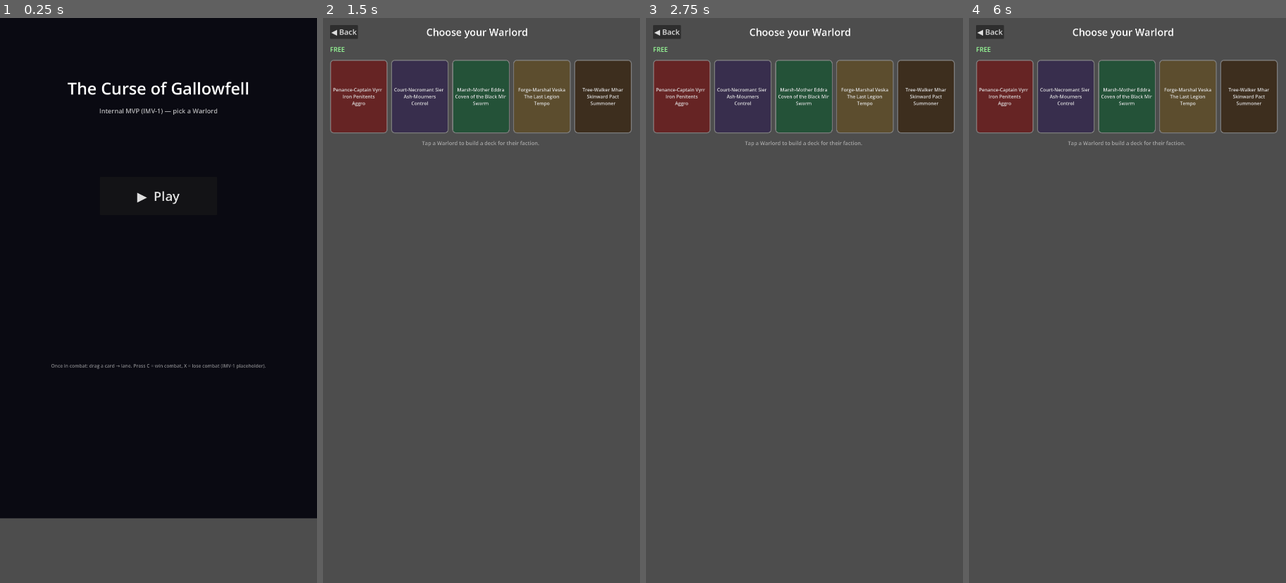
Above: before the commit, frames 1-4 (left to right).
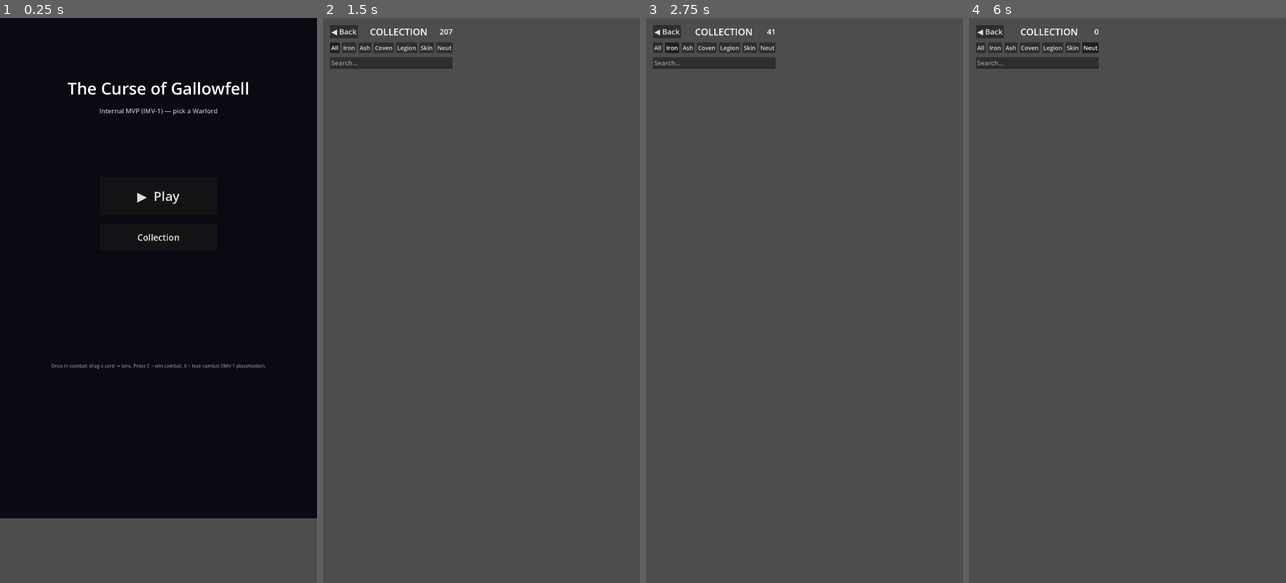
Above: after the commit, the same moments.

Repository: Gonzo8285/MobileGame
Game: Godot game, scene res://scenes/run_controller.tscn
Two runs of this game, one before a commit and one after it. Both use one fixed random seed, a clock stepped at 60 frames per second and the inputs below.
Inputs (mouse positions are in pixels of both pictures, inside the frame that each line leads up to):
- Up to frame 1 (0.25 s): no input
- Up to frame 2 (1.5 s): click "▶ Play" (after the commit: "Collection") at 0.5 s; click (335, 46) at 1.25 s, where only the run after the commit has a clickable "All"
- Up to frame 3 (2.75 s): click (671, 46) at 2 s, where only the run after the commit has a clickable "Iron"
- Up to frame 4 (6 s): click (1010, 46) at 2.75 s, where only the run after the commit has a clickable "Ash"; click (1029, 46) at 3.5 s, where only the run after the commit has a clickable "Coven"; click (1051, 46) at 4.25 s, where only the run after the commit has a clickable "Legion"; click (1073, 46) at 5 s, where only the run after the commit has a clickable "Skin"; click (1089, 46) at 5.75 s, where only the run after the commit has a clickable "Neut"

The runs differ from the first frame. In frame 1, less than 0.1% of the frame differs, in the area x 43-57%, y 38-40%; in frame 2, 13%, in the area x 2-98%, y 1-23%; in frame 3, 13%; in frame 4, 13%.

Commit message:
feat(codex): Collection/Codex screen + Title entry + test (CO-2..CO-6)
Read-only card gallery (spec COLLECTION_SPEC_2026-06-01.md). CO-1 accessors
(all_cards/by_faction/counts_by_faction) already shipped in DB-1.
- src/ui/collection.gd + .tscn: programmatic grid of all cards (incl. tokens/
  relics, badged), faction tabs (All + 6) + search, per-view count, tap -> full
  detail overlay (name/faction/rarity/cost, unit stats, keyword chips + blurbs,
  effect + flavour, Close). Never writes game state (anti-P2W).
- CO-5: GameState.collection_requested router signal; RunController swaps to it;
  Title gains a 'Collection' button. Back -> Title.
- CO-6: collection_test.gd (wired into main.gd) — all_cards == sum of
  counts_by_faction, by_faction defensive copy, screen builds + detail overlay
  opens on a sample card.

Detail overlay built in-code for v0 (DB-7 can extract to shared card_detail.tscn).
Verified: suite 15/15 green.

Co-Authored-By: Claude Opus 4.8 <noreply@anthropic.com>

Diff:
--- /dev/null
+++ b/game/scenes/collection.tscn
@@ -0,0 +1,9 @@
+[gd_scene load_steps=2 format=3 uid="uid://gallowfell_collection"]
+
+[ext_resource type="Script" path="res://src/ui/collection.gd" id="1_collection"]
+
+[node name="Collection" type="Control"]
+anchors_preset = 15
+anchor_right = 1.0
+anchor_bottom = 1.0
+script = ExtResource("1_collection")
--- a/game/src/main.gd
+++ b/game/src/main.gd
@@ -25,6 +25,7 @@
 		_run_dev_test("res://src/runtime/reward_test.gd")        # B2.8
 		_run_dev_test("res://src/runtime/warlord_test.gd")       # W5
 		_run_dev_test("res://src/runtime/warlord_select_test.gd") # WL-6
+		_run_dev_test("res://src/runtime/collection_test.gd")     # CO-6
 		_run_dev_test("res://src/runtime/map_test.gd")           # B2.9
 		_run_dev_test("res://src/runtime/e2e_smoke_test.gd")     # B2.10
 		_run_dev_test("res://src/runtime/deck_builder_flow_test.gd")  # DB-5
--- /dev/null
+++ b/game/src/runtime/collection_test.gd
@@ -0,0 +1,45 @@
+extends Node
+## CO-6 — Collection/Codex (headless). Asserts CardDatabase accessors are
+## self-consistent and the Collection screen builds + opens a detail overlay
+## without error. PASS = 0 errors.
+
+
+func _ready() -> void:
+	var rc := _run()
+	if rc == 0:
+		print("[collection_test] PASS")
+	else:
+		printerr("[collection_test] FAIL — %d errors" % rc)
+
+
+func _run() -> int:
+	var errors := 0
+
+	# all_cards() == sum of per-faction counts.
+	var total := CardDatabase.all_cards().size()
+	var sum := 0
+	for n in CardDatabase.counts_by_faction().values():
+		sum += int(n)
+	if total != sum:
+		errors += 1; printerr("all_cards (%d) != sum of counts_by_faction (%d)" % [total, sum])
+	if total < 200:
+		errors += 1; printerr("codex total suspiciously low: %d" % total)
+
+	# by_faction returns a defensive copy.
+	var iron := CardDatabase.by_faction(GFEnums.Faction.IRON_PENITENTS)
+	var iron_n := iron.size()
+	iron.clear()
+	if CardDatabase.by_faction(GFEnums.Faction.IRON_PENITENTS).size() != iron_n:
+		errors += 1; printerr("by_faction did not return a defensive copy")
+
+	# Screen builds (headless) + opens a detail overlay on a sample card.
+	var screen := Collection.new()
+	add_child(screen)  # _ready -> builds grid
+	var sample: Card = CardDatabase.all_cards()[0] if total > 0 else null
+	if sample != null:
+		screen._show_detail(sample)
+		if screen.get_node_or_null("DetailOverlay") == null:
+			errors += 1; printerr("detail overlay did not open for %s" % sample.id)
+	screen.queue_free()
+
+	return errors
--- a/game/src/runtime/game_state.gd
+++ b/game/src/runtime/game_state.gd
@@ -193,9 +193,10 @@
 # Run lifecycle
 # ============================================================================
 
-## Screen-router signals — RunController swaps to the matching scene (WL-4).
+## Screen-router signals — RunController swaps to the matching scene (WL-4/CO-5).
 signal warlord_select_requested()
 signal title_requested()
+signal collection_requested()
 
 ## Emitted when a Warlord has been chosen and the player should assemble a deck.
 ## RunController listens and swaps to the deck-builder screen (DB-5).
@@ -210,6 +211,11 @@
 ## Ask the run controller to return to the Title screen (WL-4).
 func request_title() -> void:
 	title_requested.emit()
+
+
+## Ask the run controller to open the Collection/Codex screen (CO-5).
+func request_collection() -> void:
+	collection_requested.emit()
 
 
 ## Ask the run controller to open the deck-builder for `warlord_id` / `faction`.
--- a/game/src/runtime/run_controller.gd
+++ b/game/src/runtime/run_controller.gd
@@ -23,6 +23,7 @@
 const GAME_OVER_SCENE: PackedScene = preload("res://scenes/game_over.tscn")
 const DECK_BUILDER_SCENE: PackedScene = preload("res://scenes/deck_builder.tscn")
 const WARLORD_SELECT_SCENE: PackedScene = preload("res://scenes/warlord_select.tscn")
+const COLLECTION_SCENE: PackedScene = preload("res://scenes/collection.tscn")
 
 # How many enemies to spawn per combat. Placeholder until proper wave content
 # is per-node. Hook for B2.11 (Hanging Hour escalation per chapter depth).
@@ -43,6 +44,7 @@
 	# WL-4: screen router — Title "Play" → Warlord Select; Back → Title.
 	GameState.warlord_select_requested.connect(func(): _swap_to(WARLORD_SELECT_SCENE))
 	GameState.title_requested.connect(func(): _swap_to(TITLE_SCENE))
+	GameState.collection_requested.connect(func(): _swap_to(COLLECTION_SCENE))
 	# Start on title screen.
 	_swap_to(TITLE_SCENE)
 
--- /dev/null
+++ b/game/src/ui/collection.gd
@@ -0,0 +1,311 @@
+extends Control
+class_name Collection
+
+## Collection / Codex (A3) — read-only gallery of every card. Reuses CardDatabase
+## (all_cards / by_faction / counts_by_faction). Never writes game state, no
+## monetisation hooks (anti-P2W). Programmatic UI (title.gd convention).
+## Spec: COLLECTION_SPEC_2026-06-01.md.
+##
+## The detail overlay (§4) is built in-code here for v0; DB-7's long-press zoom
+## can later extract it to a shared scenes/card_detail.tscn.
+
+const _FACTIONS := [
+	GFEnums.Faction.IRON_PENITENTS, GFEnums.Faction.ASH_MOURNERS, GFEnums.Faction.COVEN,
+	GFEnums.Faction.LAST_LEGION, GFEnums.Faction.SKINWARD_PACT, GFEnums.Faction.NEUTRAL,
+]
+const _KEYWORD_BLURBS := {
+	"LIFESTEAL": "On a successful attack, heal the attacker for the damage dealt.",
+	"TAUNT": "Enemies sharing this tile strike this unit before any other.",
+	"CLEAVE": "Attack damage splashes to adjacent enemies.",
+	"PIERCE": "Attacks ignore a portion of the target's defence.",
+	"BLEED": "Target suffers stacking damage over following turns.",
+	"POISON": "Target suffers stacking damage each turn.",
+	"SHIELD": "Absorbs the next instance of incoming damage.",
+	"SUMMON": "Spawns one or more token units into the lane.",
+	"FEAR": "Afflicted enemy may fail to act while feared.",
+	"RESURRECT": "Returns a fallen unit to the lane.",
+	"SACRIFICE": "Consumes a friendly unit to power the effect.",
+	"PERSIST": "Survives where it would normally be removed.",
+}
+
+var _active_faction: int = -1                  ## -1 = All
+var _search: String = ""
+var _grid: GridContainer = null
+var _count_label: Label = null
+
+
+func _ready() -> void:
+	anchor_right = 1.0
+	anchor_bottom = 1.0
+	_build_ui()
+	_rebuild_grid()
+
+
+func _build_ui() -> void:
+	var bg := ColorRect.new()
+	bg.anchor_right = 1.0
+	bg.anchor_bottom = 1.0
+	bg.color = Color(0.05, 0.05, 0.08, 1)
+	bg.mouse_filter = Control.MOUSE_FILTER_IGNORE
+	add_child(bg)
+
+	var root := VBoxContainer.new()
+	root.anchor_right = 1.0
+	root.anchor_bottom = 1.0
+	root.offset_left = 24
+	root.offset_top = 24
+	root.offset_right = -24
+	root.offset_bottom = -24
+	root.add_theme_constant_override("separation", 14)
+	add_child(root)
+
+	# Header: Back | COLLECTION | count
+	var top := HBoxContainer.new()
+	top.add_theme_constant_override("separation", 16)
+	root.add_child(top)
+	var back := Button.new()
+	back.text = "◀ Back"
+	back.add_theme_font_size_override("font_size", 26)
+	back.pressed.connect(func(): GameState.request_title())
+	top.add_child(back)
+	var title := Label.new()
+	title.text = "COLLECTION"
+	title.add_theme_font_size_override("font_size", 32)
+	title.size_flags_horizontal = Control.SIZE_EXPAND_FILL
+	title.horizontal_alignment = HORIZONTAL_ALIGNMENT_CENTER
+	top.add_child(title)
+	_count_label = Label.new()
+	_count_label.add_theme_font_size_override("font_size", 26)
+	top.add_child(_count_label)
+
+	# Faction tabs (All + 6).
+	var tabs := HBoxContainer.new()
+	tabs.add_theme_constant_override("separation", 8)
+	root.add_child(tabs)
+	var tab_group := ButtonGroup.new()
+	_add_tab(tabs, tab_group, "All", -1)
+	for f in _FACTIONS:
+		_add_tab(tabs, tab_group, _faction_short(f), f)
+
+	# Search.
+	var search := LineEdit.new()
+	search.placeholder_text = "Search…"
+	search.add_theme_font_size_override("font_size", 22)
+	search.text_changed.connect(func(t): _search = t; _rebuild_grid())
+	root.add_child(search)
+
+	# Scrollable grid.
+	var scroll := ScrollContainer.new()
+	scroll.size_flags_vertical = Control.SIZE_EXPAND_FILL
+	scroll.size_flags_horizontal = Control.SIZE_EXPAND_FILL
+	root.add_child(scroll)
+	_grid = GridContainer.new()
+	_grid.columns = 5
+	_grid.add_theme_constant_override("h_separation", 10)
+	_grid.add_theme_constant_override("v_separation", 10)
+	_grid.size_flags_horizontal = Control.SIZE_EXPAND_FILL
+	scroll.add_child(_grid)
+
+
+func _add_tab(parent: HBoxContainer, group: ButtonGroup, label: String, faction: int) -> void:
+	var b := Button.new()
+	b.text = label
+	b.toggle_mode = true
+	b.button_group = group
+	b.button_pressed = (faction == _active_faction)
+	b.add_theme_font_size_override("font_size", 20)
+	b.pressed.connect(func():
+		_active_faction = faction
+		_rebuild_grid())
+	parent.add_child(b)
+
+
+func _cards_in_view() -> Array:
+	var src: Array = CardDatabase.all_cards() if _active_faction == -1 \
+			else CardDatabase.by_faction(_active_faction)
+	var out: Array = []
+	for c in src:
+		if _search != "" and not c.display_name.to_lower().contains(_search.to_lower()):
+			continue
+		out.append(c)
+	return out
+
+
+func _rebuild_grid() -> void:
+	if _grid == null:
+		return
+	for child in _grid.get_children():
+		child.queue_free()
+	var cards := _cards_in_view()
+	for c in cards:
+		_grid.add_child(_make_tile(c))
+	if _count_label != null:
+		_count_label.text = "%d" % cards.size()
+
+
+func _make_tile(c: Card) -> Control:
+	var tile := Button.new()
+	tile.custom_minimum_size = Vector2(168, 200)
+	tile.clip_text = true
+	var badge := ""
+	if not c.is_draftable:
+		badge = "  [Token/Relic]"
+	var stats := ""
+	if c.card_type == GFEnums.CardType.UNIT:
+		stats = "\nATK %d / HP %d" % [c.attack, c.hp]
+	tile.text = "[%d]  %s%s\n%s%s" % [c.cost, c.display_name, badge, _type_short(c.card_type), stats]
+	var sb := StyleBoxFlat.new()
+	sb.bg_color = _faction_tint(c.faction)
+	sb.set_border_width_all(2)
+	sb.border_color = Color(1, 1, 1, 0.2)
+	sb.set_corner_radius_all(10)
+	sb.set_content_margin_all(8)
+	tile.add_theme_stylebox_override("normal", sb)
+	tile.add_theme_stylebox_override("hover", sb)
+	tile.add_theme_stylebox_override("pressed", sb)
+	tile.pressed.connect(func(): _show_detail(c))
+	return tile
+
+
+## Full-screen detail overlay for one card. Read-only. Public so a headless test
+## (and DB-7's zoom) can invoke it.
+func _show_detail(c: Card) -> void:
+	if c == null:
+		return
+	var overlay := Panel.new()
+	overlay.name = "DetailOverlay"
+	overlay.anchor_right = 1.0
+	overlay.anchor_bottom = 1.0
+	var osb := StyleBoxFlat.new()
+	osb.bg_color = Color(0.03, 0.03, 0.05, 0.97)
+	overlay.add_theme_stylebox_override("panel", osb)
+	add_child(overlay)
+
+	var box := VBoxContainer.new()
+	box.anchor_right = 1.0
+	box.anchor_bottom = 1.0
+	box.offset_left = 60
+	box.offset_top = 60
+	box.offset_right = -60
+	box.offset_bottom = -60
+	box.add_theme_constant_override("separation", 14)
+	overlay.add_child(box)
+
+	var name_lbl := Label.new()
+	name_lbl.text = c.display_name
+	name_lbl.add_theme_font_size_override("font_size", 40)
+	name_lbl.autowrap_mode = TextServer.AUTOWRAP_WORD
+	box.add_child(name_lbl)
+
+	var meta := Label.new()
+	meta.text = "%s · %s · cost %d" % [_faction_name(c.faction), _rarity_name(c.rarity), c.cost]
+	meta.add_theme_font_size_override("font_size", 24)
+	meta.modulate = Color(1, 1, 1, 0.8)
+	box.add_child(meta)
+
+	if c.card_type == GFEnums.CardType.UNIT:
+		var stats := Label.new()
+		stats.text = "HP %d   ATK %d   Range %s   Cooldown %d" % [
+			c.hp, c.attack, _range_short(c.attack_range), c.cooldown]
+		stats.add_theme_font_size_override("font_size", 24)
+		box.add_child(stats)
+
+	if not c.keywords.is_empty():
+		var kw_names: Array[String] = []
+		for kw in c.keywords:
+			var n: String = String(GFEnums.Keyword.keys()[kw]) if kw >= 0 and kw < GFEnums.Keyword.size() else "?"
+			kw_names.append(n)
+		var kw_lbl := Label.new()
+		kw_lbl.text = "Keywords: " + ", ".join(kw_names)
+		kw_lbl.add_theme_font_size_override("font_size", 22)
+		kw_lbl.modulate = Color(0.9, 0.8, 0.4)
+		kw_lbl.autowrap_mode = TextServer.AUTOWRAP_WORD
+		box.add_child(kw_lbl)
+		# Blurbs for known keywords.
+		for n in kw_names:
+			if _KEYWORD_BLURBS.has(n):
+				var blurb := Label.new()
+				blurb.text = "  • %s — %s" % [n, _KEYWORD_BLURBS[n]]
+				blurb.add_theme_font_size_override("font_size", 18)
+				blurb.modulate = Color(1, 1, 1, 0.7)
+				blurb.autowrap_mode = TextServer.AUTOWRAP_WORD
+				box.add_child(blurb)
+
+	if c.effect_text != "":
+		var eff := Label.new()
+		eff.text = c.effect_text
+		eff.add_theme_font_size_override("font_size", 22)
+		eff.autowrap_mode = TextServer.AUTOWRAP_WORD
+		box.add_child(eff)
+
+	if c.flavour_text != "":
+		var flav := Label.new()
+		flav.text = c.flavour_text
+		flav.add_theme_font_size_override("font_size", 18)
+		flav.modulate = Color(0.75, 0.75, 0.8)
+		flav.autowrap_mode = TextServer.AUTOWRAP_WORD
+		box.add_child(flav)
+
+	var spacer := Control.new()
+	spacer.size_flags_vertical = Control.SIZE_EXPAND_FILL
+	box.add_child(spacer)
+
+	var close := Button.new()
+	close.text = "Close"
+	close.add_theme_font_size_override("font_size", 26)
+	close.pressed.connect(overlay.queue_free)
+	box.add_child(close)
+
+
+# ---- Cosmetic helpers ------------------------------------------------------
+
+func _faction_short(f: int) -> String:
+	match f:
+		GFEnums.Faction.IRON_PENITENTS: return "Iron"
+		GFEnums.Faction.ASH_MOURNERS: return "Ash"
+		GFEnums.Faction.COVEN: return "Coven"
+		GFEnums.Faction.LAST_LEGION: return "Legion"
+		GFEnums.Faction.SKINWARD_PACT: return "Skin"
+		GFEnums.Faction.NEUTRAL: return "Neut"
+		_: return "?"
+
+
+func _faction_name(f: int) -> String:
+	match f:
+		GFEnums.Faction.IRON_PENITENTS: return "Iron Penitents"
+		GFEnums.Faction.ASH_MOURNERS: return "Ash-Mourners"
+		GFEnums.Faction.COVEN: return "Coven of the Black Mire"
+		GFEnums.Faction.LAST_LEGION: return "The Last Legion"
+		GFEnums.Faction.SKINWARD_PACT: return "Skinward Pact"
+		_: return "Neutral"
+
+
+func _faction_tint(f: int) -> Color:
+	match f:
+		GFEnums.Faction.IRON_PENITENTS: return Color(0.40, 0.14, 0.14)
+		GFEnums.Faction.ASH_MOURNERS: return Color(0.22, 0.18, 0.30)
+		GFEnums.Faction.COVEN: return Color(0.14, 0.32, 0.22)
+		GFEnums.Faction.LAST_LEGION: return Color(0.36, 0.30, 0.18)
+		GFEnums.Faction.SKINWARD_PACT: return Color(0.24, 0.18, 0.12)
+		_: return Color(0.18, 0.18, 0.20)
+
+
+func _type_short(t: int) -> String:
+	match t:
+		GFEnums.CardType.UNIT: return "Unit"
+		GFEnums.CardType.SPELL: return "Spell"
+		GFEnums.CardType.TRAP: return "Trap"
+		_: return "?"
+
+
+func _rarity_name(r: int) -> String:
+	var keys := GFEnums.Rarity.keys()
+	return String(keys[r]).capitalize() if r >= 0 and r < keys.size() else "?"
+
+
+func _range_short(r: int) -> String:
+	match r:
+		GFEnums.AttackRange.MELEE: return "Melee"
+		GFEnums.AttackRange.SHORT: return "Short"
+		GFEnums.AttackRange.LONG: return "Long"
+		_: return "—"
--- a/game/src/ui/title.gd
+++ b/game/src/ui/title.gd
@@ -51,6 +51,14 @@
 	play.size = Vector2(400, 130)
 	play.pressed.connect(func(): GameState.request_warlord_select())
 	add_child(play)
+
+	var coll := Button.new()
+	coll.text = "Collection"
+	coll.add_theme_font_size_override("font_size", 30)
+	coll.position = Vector2(340, 700)
+	coll.size = Vector2(400, 90)
+	coll.pressed.connect(func(): GameState.request_collection())
+	add_child(coll)
 
 	# Footer.
 	var foot := Label.new()
